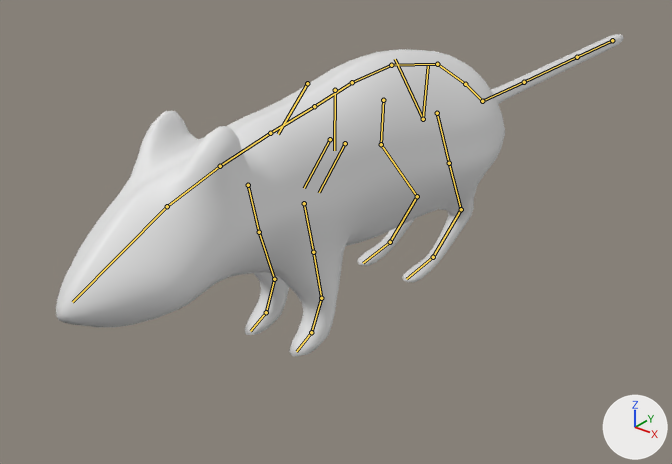
Before and after pictures for a commit that changed the Blender file Models/RatCharacter/rat.blend.
Both versions are drawn from a 50 mm lens placed at (1.93, -2.59, 1.81), pointed at (-0.21, 0.08, 0.16). Every picture has the same lights, and +X, +Y and +Z are marked at lower right. The bones that bend it are drawn over the model as lines.

Names of what the first picture shows: 'Rat'.
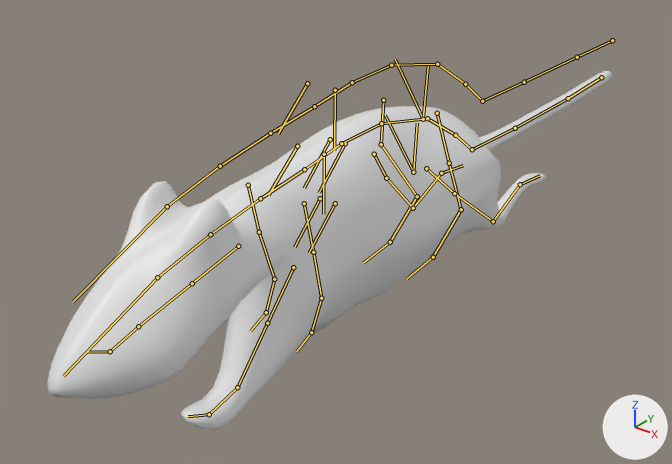
Commit message: Rat animations / Twisted System

The newer file adds an action. The first version stands in its rest pose; the second is drawn at frame 10 of the action 'Slide'.

Boxes [x1, y1, x2, y2] around the edits, measured in the pictures (672 x 464 px):
```json
{"object": "Rat", "change": "posed", "before": [56, 34, 624, 356], "after": [47, 71, 612, 431], "on screen": "12% taller"}
```

Scene script edits in JSON lines:
```json
{"block": "bone_torso", "where": "bone_torso = bpy.data.objects['rig'].pose.bones['torso']  # child of 'MCH-torso.parent'"}
{"op": "set", "path": "bone_torso.location", "old": "(0.0, 0.0, 0.0)", "new": "(0.01, -0.06, -0.21)"}
{"block": "bone_spine_003", "where": "bone_spine_003 = bpy.data.objects['rig'].pose.bones['spine.003']  # child of 'MCH-ROT-tail'"}
{"op": "set", "path": "bone_spine_003.rotation_quaternion", "old": "(1.0, 0.0, 0.0, 0.0)", "new": "(0.991, 0.111, 0.068, 0.041)", "note": "degrees (0, 0, 0) -> degrees (13, 7, 6)"}
{"block": "bone_spine_master_003", "where": "bone_spine_master_003 = bpy.data.objects['rig'].pose.bones['spine_master.003']  # child of 'tweak_spine.004'"}
{"op": "set", "path": "bone_spine_master_003.rotation_quaternion", "old": "(1.0, 0.0, 0.0, 0.0)", "new": "(0.999, 0.001, 0.029, 0.014)", "note": "degrees (0, 0, 0) -> degrees (0, 3, 2)"}
{"block": "bone_front_foot_ik_l", "where": "bone_front_foot_ik_l = bpy.data.objects['rig'].pose.bones['front_foot_ik.L']  # child of 'MCH-front_foot_ik.parent.L'"}
{"op": "set", "path": "bone_front_foot_ik_l.location", "old": "(0.0, 0.0, 0.0)", "new": "(0.13, -0.85, -0.09)"}
{"op": "set", "path": "bone_front_foot_ik_l.rotation_quaternion", "old": "(1.0, 0.0, 0.0, 0.0)", "new": "(0.903, -0.43, 0.0, 0.0)", "note": "degrees (0, 0, 0) -> degrees (-51, 0, 0)"}
{"block": "bone_front_foot_ik_r", "where": "bone_front_foot_ik_r = bpy.data.objects['rig'].pose.bones['front_foot_ik.R']  # child of 'MCH-front_foot_ik.parent.R'"}
{"op": "set", "path": "bone_front_foot_ik_r.location", "old": "(0.0, 0.0, 0.0)", "new": "(-0.16, -0.99, 0.05)"}
{"op": "set", "path": "bone_front_foot_ik_r.rotation_quaternion", "old": "(1.0, 0.0, 0.0, 0.0)", "new": "(0.903, -0.43, 0.0, 0.0)", "note": "degrees (0, 0, 0) -> degrees (-51, 0, 0)"}
{"block": "bone_foot_ik_l", "where": "bone_foot_ik_l = bpy.data.objects['rig'].pose.bones['foot_ik.L']  # child of 'MCH-foot_ik.parent.L'"}
{"op": "set", "path": "bone_foot_ik_l.location", "old": "(0.0, 0.0, 0.0)", "new": "(0.14, 1.29, -0.13)"}
{"op": "set", "path": "bone_foot_ik_l.rotation_quaternion", "old": "(1.0, 0.0, 0.0, 0.0)", "new": "(0.109, 0.994, 0.0, 0.0)", "note": "degrees (0, 0, 0) -> degrees (167, 0, 0)"}
{"block": "bone_foot_ik_r", "where": "bone_foot_ik_r = bpy.data.objects['rig'].pose.bones['foot_ik.R']  # child of 'MCH-foot_ik.parent.R'"}
{"op": "set", "path": "bone_foot_ik_r.location", "old": "(0.0, 0.0, 0.0)", "new": "(-0.18, 1.41, -0.37)"}
{"op": "set", "path": "bone_foot_ik_r.rotation_quaternion", "old": "(1.0, 0.0, 0.0, 0.0)", "new": "(0.109, 0.994, 0.0, 0.0)", "note": "degrees (0, 0, 0) -> degrees (167, 0, 0)"}
```
